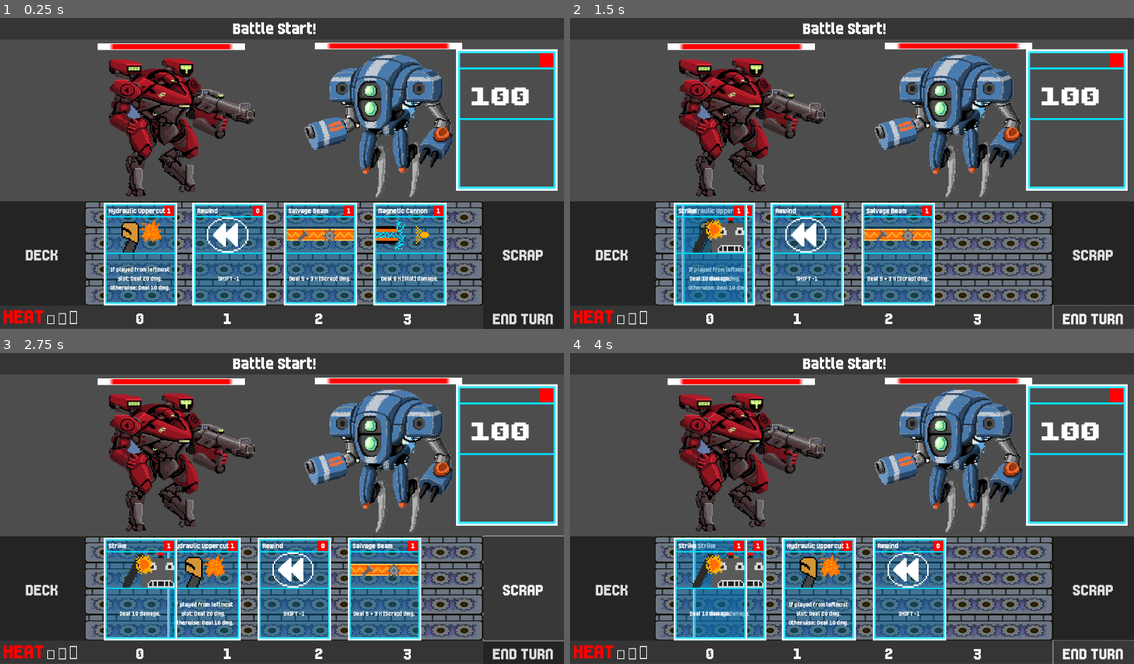
Above: before the commit, frames 1-4 (two rows, left to right).
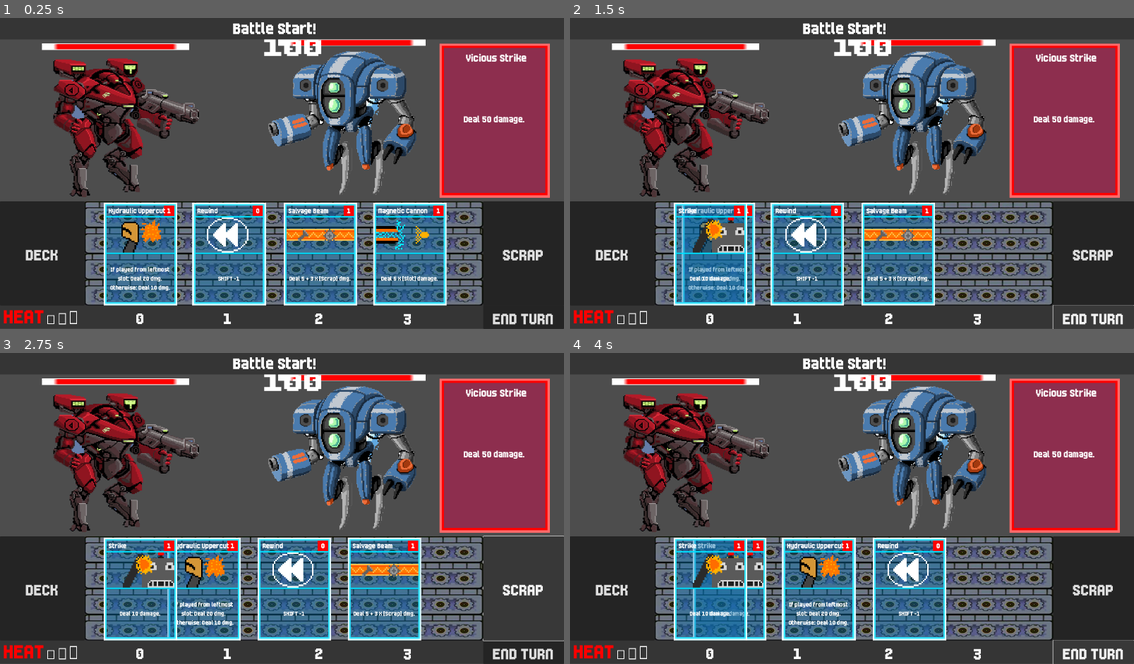
Above: after the commit, the same moments.

Repository: mmccormick25/MechForge
Game: Godot game, scene res://scenes/battle.tscn
The game is run twice, just before and just after one commit, with the same random seed, the same clock (stepped at 60 frames per second) and the same inputs.
Inputs:
- Up to frame 1 (0.25 s): no input
- Up to frame 2 (1.5 s): click "DECK" at 0.5 s; click "END TURN" at 1.25 s
- Up to frame 3 (2.75 s): click "SCRAP" at 2 s
- Up to frame 4 (4 s): click "DECK" at 2.75 s; click "END TURN" at 3.5 s

The runs differ from the first frame. In frame 1, 27% of the frame differs, in the area x 7-99%, y 6-58%; in frame 2, 27%; in frame 3, 27%; in frame 4, 27%.

Commit message:
Add basic enemy card.

Diff:
--- /dev/null
+++ b/logic/enemy_cards/enemy_card.gd
@@ -0,0 +1,12 @@
+class_name EnemyCard
+extends RefCounted
+
+var rules: String
+var name: String
+
+func _init(_name: String, _rules: String):
+	rules = _rules
+	name = _name
+
+func play(battle_controller, slot_index: int) -> void:
+	push_error("EnemyCard.play() was not overridden!")
--- /dev/null
+++ b/logic/enemy_cards/enemy_strike_card.gd
@@ -0,0 +1,12 @@
+extends Card
+class_name StrikeCard
+
+func _init():
+	name = "Strike"
+	rules = "Deal 10 damage."
+	cost = 1
+
+func play(battle: Battle, slot_index: int) -> void:
+	battle.enemy_bot.take_damage(10)
+	battle.output_label.text = "Dealt " + str(10) + " damage."
+	print("Dealt 10 damage.")
--- a/scenes/battle.tscn
+++ b/scenes/battle.tscn
@@ -6,11 +6,11 @@
 [ext_resource type="Script" uid="uid://cuda3eqj4xqtt" path="res://scenes/conveyor_display.gd" id="2_f4pi3"]
 [ext_resource type="Texture2D" uid="uid://d0vtbpjyqgtqo" path="res://assets/images/HUD/BottomBarBackground.png" id="3_f4pi3"]
 [ext_resource type="Texture2D" uid="uid://dmifnr0o3rx7s" path="res://assets/images/HUD/HeatGagueFilled1.png" id="3_v7i3o"]
-[ext_resource type="Texture2D" uid="uid://bpx4hafm87jli" path="res://assets/images/card/TestCardBackground.png" id="3_yahae"]
 [ext_resource type="Texture2D" uid="uid://yv0ikp0jvpd4" path="res://assets/images/bots/RedPlayerBot.png" id="4_v7i3o"]
 [ext_resource type="Theme" uid="uid://c55mmq4cbc4gt" path="res://ui/DefaultTheme.tres" id="4_yahae"]
 [ext_resource type="Texture2D" uid="uid://djm40w65kmq4g" path="res://assets/images/HUD/conveyorbelt605x60.png" id="5_v7i3o"]
 [ext_resource type="Texture2D" uid="uid://dlhrrbd3jpgyw" path="res://assets/images/HUD/HeatGagueEmpty1.png" id="6_66ngm"]
+[ext_resource type="PackedScene" uid="uid://cac7r6u56xkok" path="res://ui/enemy_card_display/enemy_card_display.tscn" id="7_03edq"]
 [ext_resource type="Script" uid="uid://cbtb551sp43i4" path="res://scenes/heat_gague.gd" id="10_03edq"]
 
 [node name="Battle" type="Node"]
@@ -29,7 +29,7 @@
 scale = Vector2(48.517002, 11.222502)
 
 [node name="EnemyBot" type="Node2D" parent="HUD/FightDisplay"]
-position = Vector2(28.093243, 25.03898)
+position = Vector2(25.537443, 24.058807)
 scale = Vector2(1.0000001, 1)
 script = ExtResource("2_66ngm")
 
@@ -50,17 +50,17 @@
 expand_mode = 1
 
 [node name="HealthNumberLabel" type="Label" parent="HUD/FightDisplay/EnemyBot"]
-offset_left = 5.152835
-offset_top = -13.98975
-offset_right = 89.15283
-offset_bottom = 58.01025
+offset_left = -6.966633
+offset_top = -27.71218
+offset_right = 77.03337
+offset_bottom = 44.28782
 scale = Vector2(0.05, 0.15)
 theme = ExtResource("4_yahae")
 theme_override_font_sizes/font_size = 64
 text = "100"
 
 [node name="PlayerBot" type="Node2D" parent="HUD/FightDisplay"]
-position = Vector2(9.852218, 23.256845)
+position = Vector2(5.9360647, 23.256845)
 scale = Vector2(1.0000001, 1)
 
 [node name="PlayerBotTexture" type="TextureRect" parent="HUD/FightDisplay/PlayerBot"]
@@ -79,19 +79,16 @@
 texture = ExtResource("3_v7i3o")
 expand_mode = 1
 
-[node name="TextureRect" type="TextureRect" parent="HUD/FightDisplay"]
-layout_mode = 0
-offset_left = 31.926952
-offset_top = 3.2078404
-offset_right = 39.058483
-offset_bottom = 46.23193
-texture = ExtResource("3_yahae")
-expand_mode = 1
-
-[node name="Label" type="Label" parent="HUD/FightDisplay"]
-layout_mode = 0
-offset_right = 7.0490756
-offset_bottom = 23.0
+[node name="EnemyDeck" type="Control" parent="HUD"]
+layout_mode = 3
+anchors_preset = 0
+offset_left = 1684.0
+offset_top = 369.0
+offset_right = 1684.0
+offset_bottom = 369.0
+scale = Vector2(1.5, 1.5)
+
+[node name="EnemyCardDisplay" parent="HUD/EnemyDeck" instance=ExtResource("7_03edq")]
 
 [node name="TopBar" type="Control" parent="HUD"]
 layout_mode = 3
--- /dev/null
+++ b/ui/enemy_card_display/enemy_card_display.gd
@@ -0,0 +1,29 @@
+extends Node2D
+class_name EnemyCardDisplay
+
+# Card to be displayed
+var enemy_card_data : EnemyCard
+var slot_num : int
+
+# References to child nodes
+@onready var border_sprite = $Border
+@onready var rules_label = $RulesLabel
+@onready var name_label = $NameLabel
+
+# Called when the node enters the scene tree for the first time.
+func _ready() -> void:
+	return
+
+# Assign cenemy_card to this display
+func set_card(enemy_card):
+	enemy_card_data = enemy_card
+
+	# If card not provided
+	if not enemy_card:
+		rules_label.text = ""
+		name_label.text = ""
+		return
+
+	# Otherwise if card provided
+	rules_label.text = enemy_card.rules
+	name_label.text = enemy_card.name
--- /dev/null
+++ b/ui/enemy_card_display/enemy_card_display.tscn
@@ -0,0 +1,51 @@
+[gd_scene load_steps=4 format=3 uid="uid://cac7r6u56xkok"]
+
+[ext_resource type="Texture2D" uid="uid://djq0hw21ob5lp" path="res://assets/images/card/EnemyCardBackground.png" id="1_38rpk"]
+[ext_resource type="Theme" uid="uid://c55mmq4cbc4gt" path="res://ui/DefaultTheme.tres" id="2_jexw4"]
+
+[sub_resource type="RectangleShape2D" id="RectangleShape2D_nv4b1"]
+size = Vector2(250, 350)
+
+[node name="EnemyCardDisplay" type="Node2D"]
+
+[node name="Area2D" type="Area2D" parent="."]
+visible = false
+position = Vector2(-125, -175)
+
+[node name="CollisionShape2D" type="CollisionShape2D" parent="Area2D"]
+z_index = 1
+position = Vector2(125, 175)
+shape = SubResource("RectangleShape2D_nv4b1")
+
+[node name="Background" type="ColorRect" parent="."]
+offset_left = -125.0
+offset_top = -175.0
+offset_right = 125.0
+offset_bottom = 175.0
+mouse_filter = 2
+color = Color(0.9468215, 0, 0.3128531, 0.39215687)
+
+[node name="Border" type="Sprite2D" parent="."]
+scale = Vector2(0.5, 0.5)
+texture = ExtResource("1_38rpk")
+
+[node name="RulesLabel" type="Label" parent="."]
+offset_left = -115.0
+offset_top = -87.0
+offset_right = 115.0
+offset_bottom = 78.0
+theme = ExtResource("2_jexw4")
+theme_override_font_sizes/font_size = 24
+text = "Deal 50 damage."
+horizontal_alignment = 1
+vertical_alignment = 1
+
+[node name="NameLabel" type="Label" parent="."]
+offset_left = -90.0
+offset_top = -161.0
+offset_right = 99.0
+offset_bottom = -125.0
+theme = ExtResource("2_jexw4")
+theme_override_font_sizes/font_size = 28
+text = "Vicious Strike"
+horizontal_alignment = 1
Binary file added: assets/images/card/EnemyCardBackground.png
Not shown, added: assets/images/card/EnemyCardBackground.png.import
Not shown, added: logic/enemy_cards/enemy_card.gd.uid
Not shown, added: logic/enemy_cards/enemy_strike_card.gd.uid
Not shown, added: ui/enemy_card_display/enemy_card_display.gd.uid
